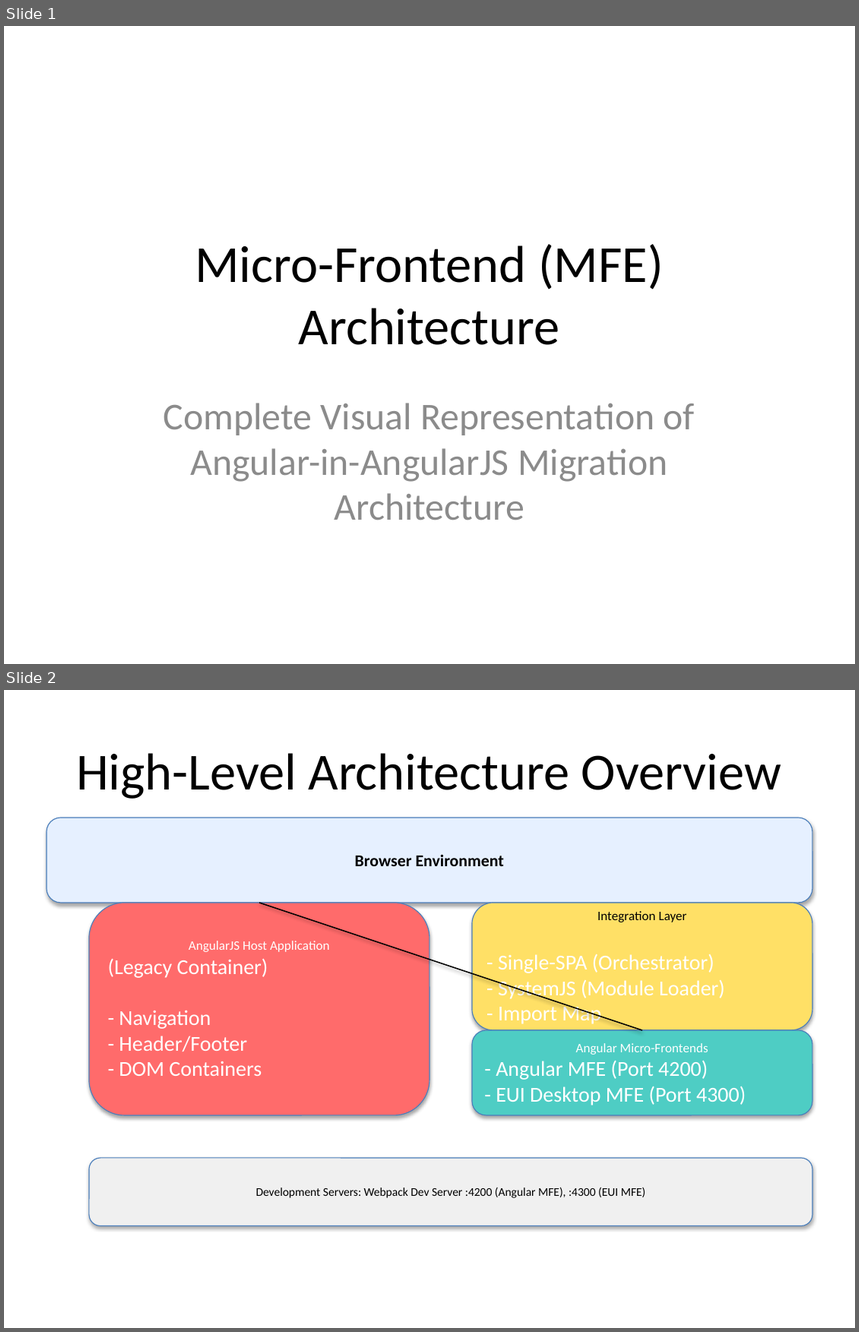
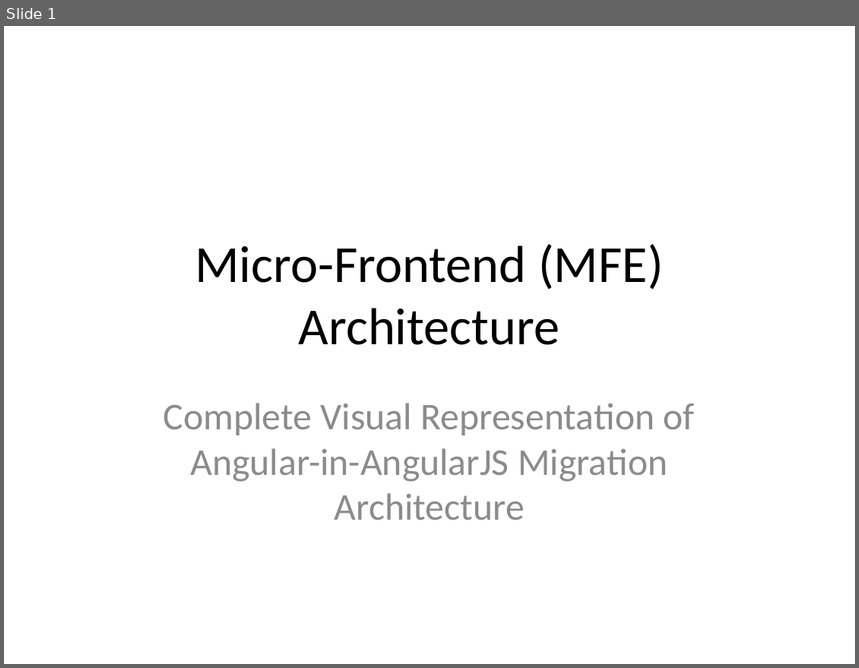
Before and after one commit to mainul-islam-faruqi/migration-from-Angularjs-to-angular, a slide deck: MFE_Architecture_Diagram.pptx. Shown one above the other, each under a label of ours: slides 1 and 2 before the commit, slide 1 after it. The pictures are 859x1332 and 859x668 pixels, drawn with LibreOffice and Linux fonts; fonts in the diff are those of the drawing. Boxes give left, top, right and bottom in pixels: in the first picture for what was removed or moved away, otherwise in the second. Text is boxed around its words. In the diff, an @@ line names an element or a change of style, - is before the commit and + after.

Commit message:
Update architecture diagram and add new mermaid images
- Updated the MFE architecture diagram in PowerPoint format.
- Added multiple new mermaid diagram images for enhanced documentation.

```diff
--- a/MFE_Architecture_Diagram.pptx
+++ b/MFE_Architecture_Diagram.pptx
@@ slide 2 removed at bbox=[4, 690, 855, 1328], background #FFFFFF @@
@@ title removed at bbox=[76, 753, 781, 799] @@
-High-Level Architecture Overview
@@ rounded rectangle removed at bbox=[47, 818, 813, 903] @@
-Browser Environment
@@ rounded rectangle removed at bbox=[89, 903, 430, 1116] @@
-AngularJS Host Application
-(Legacy Container)
-- Navigation
-- Header/Footer
-- DOM Containers
@@ line removed from (642, 1030) to (259, 903) @@
@@ rounded rectangle removed at bbox=[472, 903, 813, 1030] @@
-Integration Layer
-- Single-SPA (Orchestrator)
-- SystemJS (Module Loader)
-- Import Map
@@ rounded rectangle removed at bbox=[472, 1030, 813, 1116] @@
-Angular Micro-Frontends
-- Angular MFE (Port 4200)
-- EUI Desktop MFE (Port 4300)
@@ line removed from (642, 1030) to (642, 1030) @@
@@ rounded rectangle removed at bbox=[89, 1158, 813, 1227] @@
-Development Servers: Webpack Dev Server :4200 (Angular MFE), :4300 (EUI MFE)
```
Also in this commit, not shown: 13 slides added, 11 other slides removed, 7 other files.
